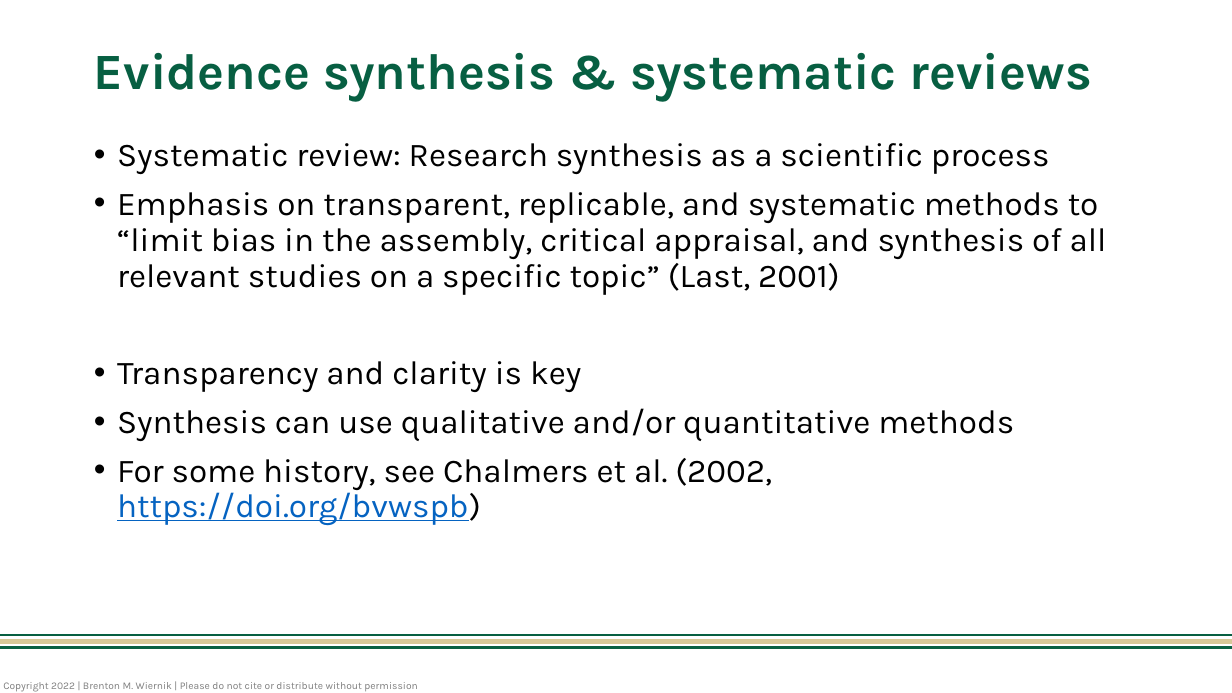
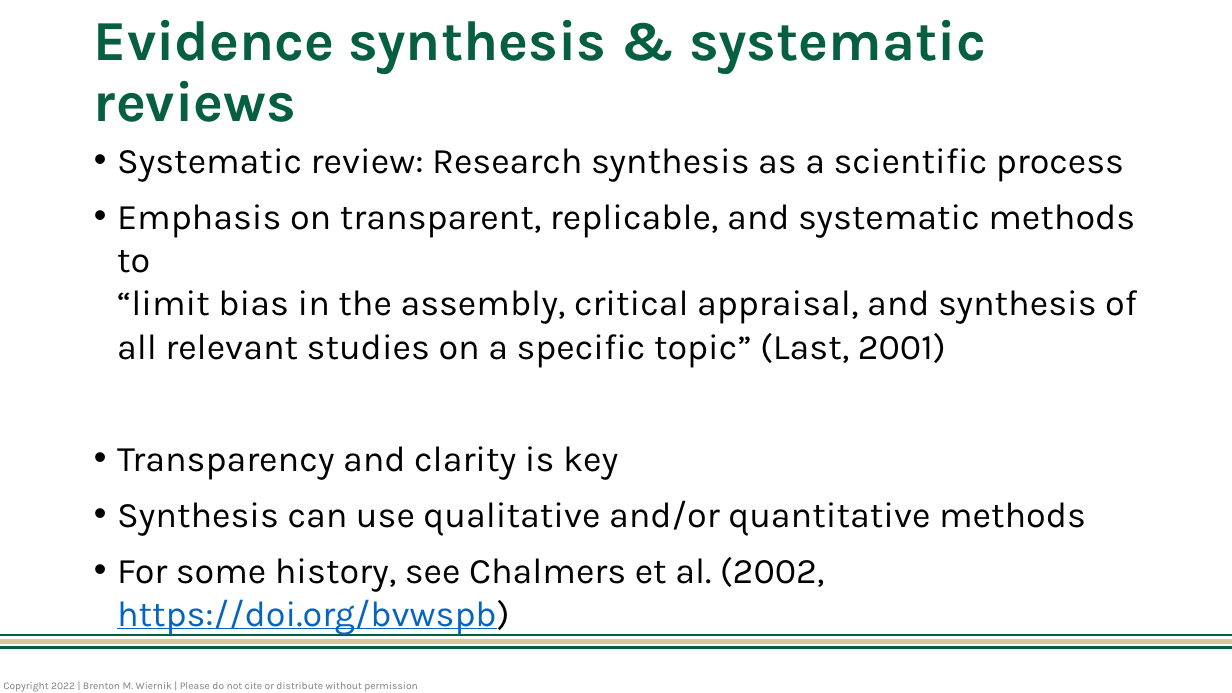
Before and after one commit to bwiernik/meta-workshop, a slide deck: slide 4 of slides/01_meta-analytic-thinking.pptx. Drawn at 1232x693 pixels with LibreOffice and Linux fonts; fonts in the diff are those of the drawing. Boxes give left, top, right and bottom in pixels: in the first picture for what was removed or moved away, otherwise in the second. Text is boxed around its words. In the diff, an @@ line names an element or a change of style, - is before the commit and + after.

```diff
--- a/slides/01_meta-analytic-thinking.pptx
+++ b/slides/01_meta-analytic-thinking.pptx
@@ title "Evidence synthesis & systematic reviews" at [94, 20, 986, 122]: size 39.6 to 44 pt @@
@@ text "Systematic review: Research synthesis as ..." at [117, 148, 1137, 635]: size 25.9 to 28 pt; line spacing 0.9 to 1 @@
```
Also in this commit, not shown: 10 other slides changed, 16 other files.
